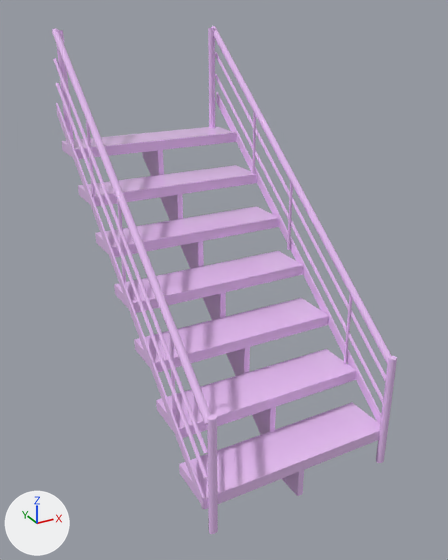
Two versions of the FBX model Assets/1__3DArt/KimSe/Chpater_1/Ev_Company/5.exit/Ev_company_exit_stail002.fbx, one commit apart.
Camera for both pictures: a 50 mm camera at (-0.91, -1.82, 2.1) aimed at (0.51, 0.77, 0.81). Every picture has the same lights, and +X, +Y and +Z are marked at lower left. Where no turn or scale is listed for an object, it has been applied to the vertices.

The scene before the commit, as lines of its bpy script (objects in view):
```python
mat_ev_company_stail = principled_material('Ev_company_stail')
mat_ev_company_stail.base_color = (0.83, 0.544, 0.93)  # purple #ebc3f7
mat_ev_company_stail.roughness = 0.0
me_mesh = bpy.data.meshes.new('Mesh')
me_mesh.from_pydata(...)  # 444 vertices, 479 faces; spans x -0.01..1.01, y -0.02..1.76, z 0.0..2.0
me_mesh.materials.append(mat_ev_company_stail)  # purple #ebc3f7
ob_ev_company_exit_stail002 = bpy.data.objects.new('Ev_company_exit_stail002', me_mesh)
ob_ev_company_exit_stail002.location = (0.0, 0.0, 0.0)
```
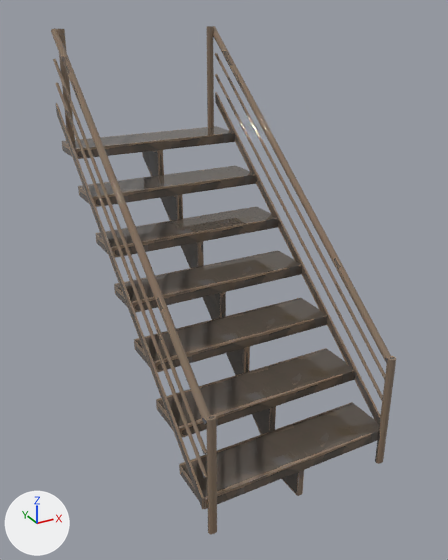
Pixel boxes [x1, y1, x2, y2] of what changed, in the pictures (448 x 560 px; the box of a moved part takes in the faces that stretch with it):
'Ev_company_exit_stail002', surface changed, reshaped
    before: [52, 26, 397, 534]
    after: [51, 26, 396, 534]
part 1 of me_mesh, moved or reshaped
    before: [86, 121, 95, 196]
    after: [57, 29, 75, 141]
part 2 of me_mesh, deleted
    before: [287, 181, 293, 250]
part 3 of me_mesh, deleted
    before: [117, 200, 126, 283]
part 4 of me_mesh, deleted
    before: [343, 295, 352, 364]
part 5 of me_mesh, deleted
    before: [252, 112, 256, 174]
part 6 of me_mesh, deleted
    before: [169, 334, 176, 418]
part 7 of me_mesh, moved or reshaped
    before: [52, 26, 392, 479]
    after: [51, 26, 391, 478]
part 8 of me_mesh, surface changed
    both: [53, 26, 396, 534]

Diff of the bpy script that builds the scene:
```diff
--- a/Assets/1__3DArt/KimSe/Chpater_1/Ev_Company/5.exit/Ev_company_exit_stail002.fbx.py
+++ b/Assets/1__3DArt/KimSe/Chpater_1/Ev_Company/5.exit/Ev_company_exit_stail002.fbx.py
@@ img_ev_company_stail_bc_png @@
+img_ev_company_stail_bc_png = load_image('Ev_company_stail_BC.png', '../0_material_Ev_Company_Inner/Ev_company_stail_BC.png', 1024, 1024, 'sRGB')
@@ mat_ev_company_stail @@
 mat_ev_company_stail = principled_material('Ev_company_stail')
-mat_ev_company_stail.base_color = (0.83, 0.544, 0.93)  # purple #ebc3f7
+mat_ev_company_stail.texture = img_ev_company_stail_bc_png
 mat_ev_company_stail.roughness = 0.0
@@ me_mesh @@
 # used by ob_ev_company_exit_stail002; location = (0.0, 0.0, 0.0)
-me_mesh.from_pydata(...)  # 444 vertices, 479 faces; spans x -0.01..1.01, y -0.02..1.76, z 0.0..2.0
+me_mesh.from_pydata(...)  # 342 vertices, 383 faces; spans x -0.01..1.01, y -0.02..1.76, z 0.0..2.0
+# me_mesh part 1: the loose piece of 17 vertices spanning x 0.01..0.02, y 1.26..1.27, z 1.16..1.58 is scaled about its middle by (2.47, 2.47, 1.4), then moved by (0.03, 0.46, 0.32)
+# me_mesh part 2: the loose piece of 17 vertices spanning x 0.98..1.0, y 0.87..0.88, z 0.85..1.28 is deleted
+# me_mesh part 3: the loose piece of 17 vertices spanning x 0.01..0.02, y 0.87..0.88, z 0.85..1.28 is deleted
+# me_mesh part 4: the loose piece of 17 vertices spanning x 0.98..1.0, y 0.32..0.33, z 0.4..0.83 is deleted
+# me_mesh part 5: the loose piece of 17 vertices spanning x 0.98..1.0, y 1.26..1.27, z 1.16..1.58 is deleted
+# me_mesh part 6: the loose piece of 17 vertices spanning x 0.01..0.02, y 0.32..0.33, z 0.4..0.83 is deleted
+# me_mesh part 7
+# 69 vertices are removed from x 0.0..1.0, y -0.01..1.76, z 0.3..2.0
+# 202 faces are deleted
+# 4 vertices in x 1.01, y 0.0..1.75, z 0.15..1.61 move by (-0.02, 0.0, 0.0)
+# 3 vertices in x 0.02..0.96, y -0.01..1.74, z 0.59..1.99 move by (-0.01, 0.0, 0.0)
+# 7 vertices move within x 0.03..0.99, y 0.0..1.75, z 0.44..1.99
+# 52 vertices are added at x 0.0..1.01, y -0.01..1.76, z 0.31..2.0
+# 186 new faces join them
+# me_mesh part 8: 188 kept faces spanning x -0.01..1.0, y -0.02..1.76, z 0.0..2.0 get new texture (UV) coordinates
 me_mesh.materials.append(mat_ev_company_stail)
```
